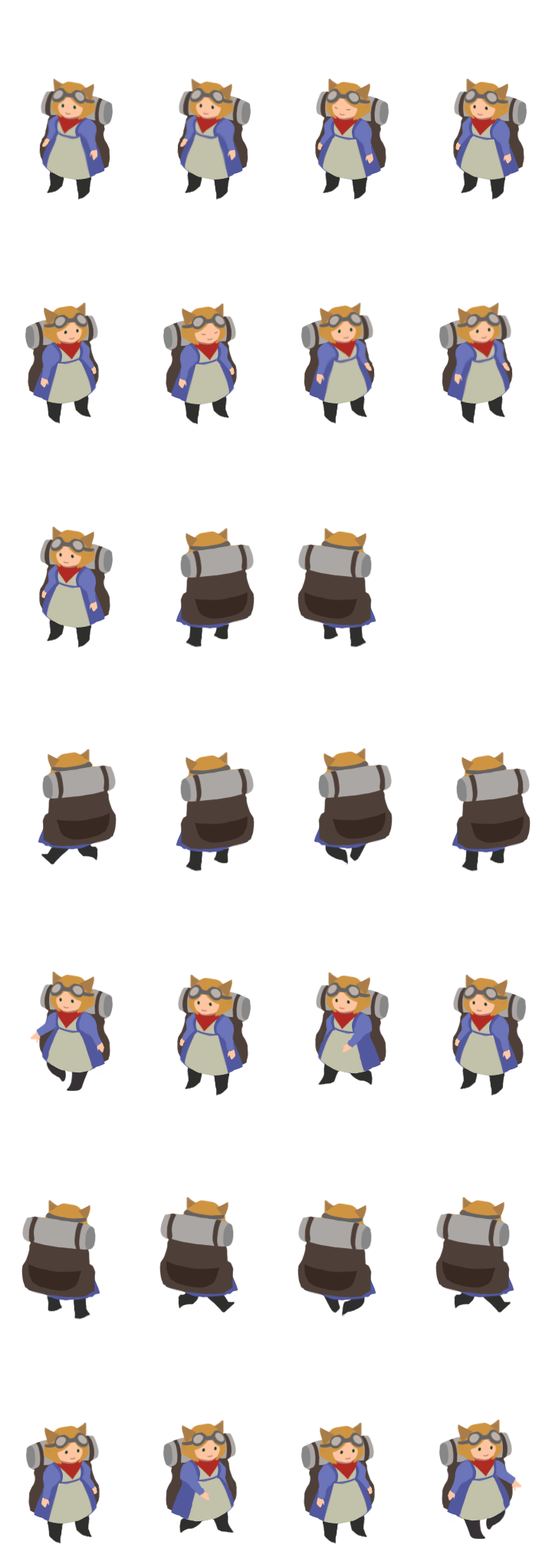
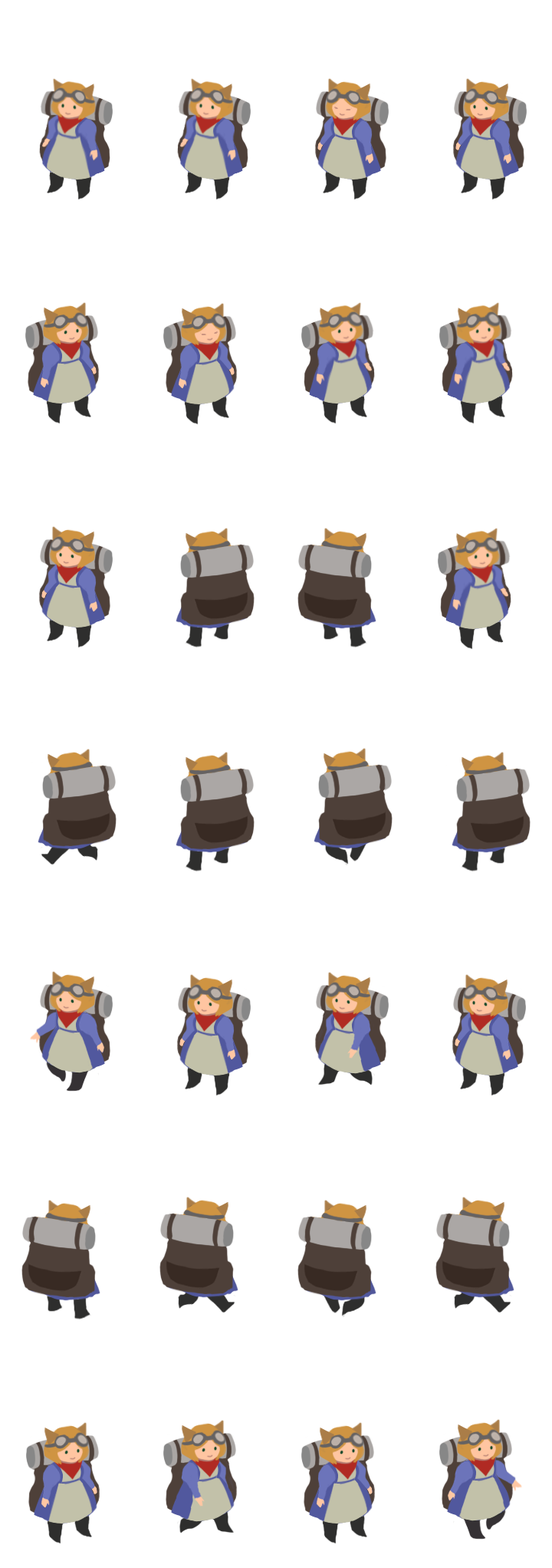
Before/after of a (552, 1568) layered artwork. What changed in the layer stack:
added layer "Layer 2" above "Layer 0" over [438, 527, 512, 650]
painted on "Layer 0" over [177, 1011, 375, 1509]
